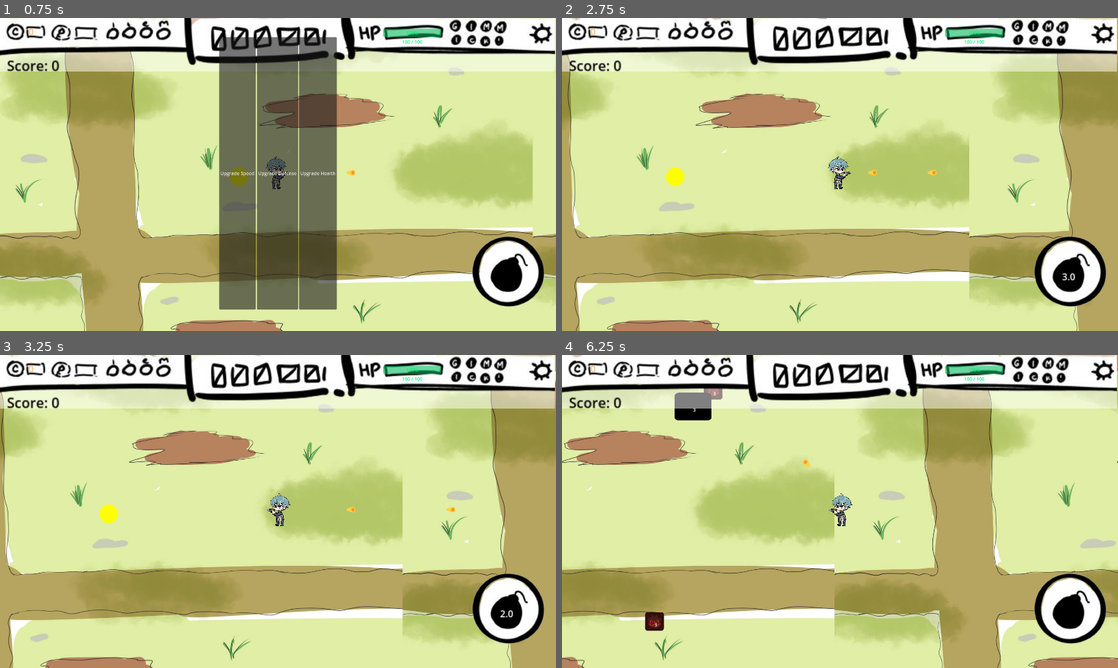
Above: before the commit, frames 1-4 (two rows, left to right).
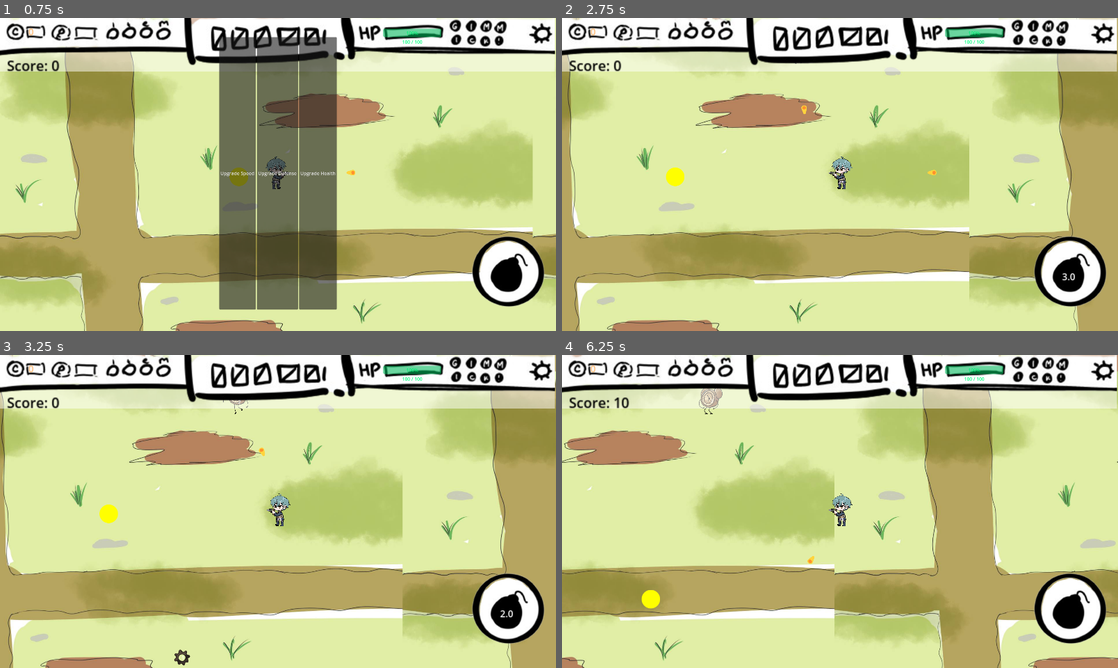
Above: after the commit, the same moments.

Repository: deutandev/survival-shooter
Game: Godot game, scene res://environment/map.tscn
Same seed, same stepped clock (60 frames per second), same inputs: the game is played once before the commit and once after it.
Inputs (mouse positions are in pixels of both pictures, inside the frame that each line leads up to):
- Up to frame 1 (0.75 s): click (511, 271) at 0.5 s
- Up to frame 2 (2.75 s): click "Upgrade Speed" at 1.25 s; tap Enter at 2 s; move the mouse to (962, 158) at 2.02 s; hold D (move_right) from 2.03 s (still down); tap E (interact) at 2.1 s; click (962, 158) at 2.17 s
- Up to frame 3 (3.25 s): release D (move_right) at 2.75 s; drag from (166, 527) to (289, 508) at 2.77 s
- Up to frame 4 (6.25 s): click "2.0" at 3.5 s; click "1.0" at 4.25 s; move the mouse to (895, 442) at 5.02 s; hold D (move_right) 5.03-5.75 s; tap Ctrl at 5.1 s; drag from (812, 574) to (756, 458) at 5.77 s

Frame 1 is identical in both runs. In frame 2, 0.3% of the frame differs, in the area x 41-57%, y 0-55%; in frame 3, 0.2%; in frame 4, 1.2%, in the area x 9-46%, y 10-89%.

Commit message:
Add assets to enemies:

Diff:
--- /dev/null
+++ b/UI/xpbar/xp_bar.tscn
@@ -0,0 +1,17 @@
+[gd_scene load_steps=2 format=3 uid="uid://co08haak0tqau"]
+
+[ext_resource type="Texture2D" uid="uid://cwly7a3e4dtfu" path="res://UI/assets/Tak berjudul1106_20250728153838.png" id="1_he54q"]
+
+[node name="XpBar" type="Control"]
+layout_mode = 3
+anchors_preset = 2
+anchor_top = 1.0
+anchor_bottom = 1.0
+grow_vertical = 0
+size_flags_horizontal = 3
+size_flags_vertical = 3
+metadata/_edit_use_anchors_ = true
+
+[node name="Sprite2D" type="Sprite2D" parent="."]
+position = Vector2(237, -104)
+texture = ExtResource("1_he54q")
--- /dev/null
+++ b/characters/enemies/data/school_mob.tres
@@ -0,0 +1,13 @@
+[gd_resource type="Resource" script_class="EnemyData" load_steps=2 format=3 uid="uid://dffwjrc2p470n"]
+
+[ext_resource type="Script" uid="uid://oq1wvv0c65iu" path="res://characters/enemies/enemy_data.gd" id="1_2e4w2"]
+
+[resource]
+script = ExtResource("1_2e4w2")
+damage = 3
+exp_value = 5
+movement_type = 0
+name = "school"
+max_health = 1
+speed = 200.0
+defense = 0.0
--- a/characters/enemies/enemy.tscn
+++ b/characters/enemies/enemy.tscn
@@ -1,8 +1,8 @@
-[gd_scene load_steps=7 format=3 uid="uid://b35xwxdbvdg2w"]
+[gd_scene load_steps=10 format=3 uid="uid://b35xwxdbvdg2w"]
 
 [ext_resource type="Script" uid="uid://b1ubsdibmcawl" path="res://characters/enemies/enemy.gd" id="1_008bi"]
 [ext_resource type="Resource" uid="uid://cqypuya5kxtcb" path="res://characters/enemies/data/regular_mob.tres" id="2_3vt6o"]
-[ext_resource type="Texture2D" uid="uid://b5kvkpcadh6o7" path="res://characters/enemies/enemy.svg" id="3_bi512"]
+[ext_resource type="Texture2D" uid="uid://vkvdwwfx0idp" path="res://characters/enemies/mobs/mob.png" id="3_008bi"]
 [ext_resource type="Script" uid="uid://dhtstu4gad8uc" path="res://characters/enemies/coin_drop_manager.gd" id="4_wor85"]
 
 [sub_resource type="CircleShape2D" id="CircleShape2D_4by1i"]
@@ -10,6 +10,44 @@
 
 [sub_resource type="CircleShape2D" id="CircleShape2D_mxcvk"]
 radius = 34.7131
+
+[sub_resource type="Animation" id="Animation_008bi"]
+resource_name = "move"
+length = 0.8
+loop_mode = 1
+tracks/0/type = "value"
+tracks/0/imported = false
+tracks/0/enabled = true
+tracks/0/path = NodePath("MobSprite:frame")
+tracks/0/interp = 1
+tracks/0/loop_wrap = true
+tracks/0/keys = {
+"times": PackedFloat32Array(0, 0.2, 0.4, 0.8),
+"transitions": PackedFloat32Array(1, 1, 1, 1),
+"update": 1,
+"values": [0, 1, 2, 1]
+}
+
+[sub_resource type="Animation" id="Animation_3vt6o"]
+length = 0.001
+tracks/0/type = "value"
+tracks/0/imported = false
+tracks/0/enabled = true
+tracks/0/path = NodePath("MobSprite:frame")
+tracks/0/interp = 1
+tracks/0/loop_wrap = true
+tracks/0/keys = {
+"times": PackedFloat32Array(0),
+"transitions": PackedFloat32Array(1),
+"update": 1,
+"values": [0]
+}
+
+[sub_resource type="AnimationLibrary" id="AnimationLibrary_3vt6o"]
+_data = {
+&"RESET": SubResource("Animation_3vt6o"),
+&"move": SubResource("Animation_008bi")
+}
 
 [node name="Mob" type="CharacterBody2D" groups=["enemy"]]
 collision_layer = 4
@@ -19,9 +57,9 @@
 stats = ExtResource("2_3vt6o")
 
 [node name="MobSprite" type="Sprite2D" parent="."]
-modulate = Color(1, 0.219608, 0.137255, 1)
-scale = Vector2(0.5, 0.5)
-texture = ExtResource("3_bi512")
+scale = Vector2(0.3, 0.3)
+texture = ExtResource("3_008bi")
+hframes = 4
 
 [node name="CollisionShape2D" type="CollisionShape2D" parent="."]
 shape = SubResource("CircleShape2D_4by1i")
@@ -43,4 +81,10 @@
 shape = SubResource("CircleShape2D_mxcvk")
 debug_color = Color(0.588755, 0.147568, 4.81308e-08, 0.42)
 
+[node name="AnimationPlayer" type="AnimationPlayer" parent="."]
+libraries = {
+&"": SubResource("AnimationLibrary_3vt6o")
+}
+autoplay = "move"
+
 [connection signal="area_entered" from="EnemyHitBox" to="." method="_on_hit_box_area_entered"]
--- /dev/null
+++ b/characters/enemies/mobs/gear.tscn
@@ -0,0 +1,14 @@
+[gd_scene load_steps=4 format=3 uid="uid://caxdaedh7hyb7"]
+
+[ext_resource type="PackedScene" uid="uid://b35xwxdbvdg2w" path="res://characters/enemies/enemy.tscn" id="1_ifwq0"]
+[ext_resource type="Resource" uid="uid://dffwjrc2p470n" path="res://characters/enemies/data/school_mob.tres" id="2_vm86g"]
+[ext_resource type="Texture2D" uid="uid://5o1pmetq5t4e" path="res://characters/enemies/mobs/school.png" id="3_wasbe"]
+
+[node name="GearMob" instance=ExtResource("1_ifwq0")]
+stats = ExtResource("2_vm86g")
+
+[node name="MobSprite" parent="." index="0"]
+scale = Vector2(0.5, 0.5)
+texture = ExtResource("3_wasbe")
+hframes = 7
+vframes = 2
--- /dev/null
+++ b/characters/enemies/mobs/school_mob.gd
@@ -0,0 +1,71 @@
+## characters/enemies/school_mob/school_mob.gd
+#extends Node2D
+#class_name SchoolMob
+#
+#signal died
+#
+#@export var stats: EnemyData
+#var current_health: int
+#var gears: Array[Node] = []
+#var is_dead := false
+#
+#func _ready():
+	## Find all gear instances
+	#for child in get_children():
+		#if child.has_method("take_damage"):  # If it's a gear mob
+			#gears.append(child)
+			#child.died.connect(_on_gear_died)
+	#
+	#_initialize_stats()
+#
+#func _initialize_stats():
+	#if stats:
+		#current_health = stats.max_health
+		#
+		## Apply stats to all gears
+		#for gear in gears:
+			#if gear.has_method("apply_enemy_data"):
+				#var gear_stats = stats.duplicate()
+				#gear_stats.max_health = 1  # Each gear has 1 HP
+				#gear.apply_enemy_data(gear_stats)
+#
+#func apply_enemy_data(data: EnemyData):
+	#stats = data
+	#_initialize_stats()
+#
+#func take_damage(amount: int):
+	#if is_dead:
+		#return
+	#
+	#current_health -= amount
+	#
+	## Damage a random living gear
+	#var living_gears = gears.filter(func(gear): return not gear.is_dead)
+	#if living_gears.size() > 0:
+		#var random_gear = living_gears[randi() % living_gears.size()]
+		#random_gear.take_damage(amount)
+#
+#func _on_gear_died():
+	## Check if all gears are dead
+	#var living_gears = gears.filter(func(gear): return not gear.is_dead)
+	#if living_gears.size() == 0:
+		#die()
+#
+#func die():
+	#if is_dead:
+		#return
+	#
+	#is_dead = true
+	#died.emit()
+#
+#func reset_mob():
+	#is_dead = false
+	#current_health = stats.max_health if stats else 3
+	#
+	## Reset all gears
+	#for gear in gears:
+		#if gear.has_method("reset_mob"):
+			#gear.reset_mob()
+	#
+	## Reset position
+	#global_position = Vector2.ZERO
--- /dev/null
+++ b/characters/enemies/mobs/school_mob.tscn
@@ -0,0 +1,20 @@
+[gd_scene load_steps=2 format=3 uid="uid://xjqyf5h7fmve"]
+
+[ext_resource type="PackedScene" uid="uid://caxdaedh7hyb7" path="res://characters/enemies/mobs/gear.tscn" id="1_f0bu3"]
+
+[node name="SchoolMob" type="Node2D"]
+
+[node name="GearMob" parent="." instance=ExtResource("1_f0bu3")]
+metadata/_edit_group_ = true
+
+[node name="GearMob2" parent="." instance=ExtResource("1_f0bu3")]
+position = Vector2(76, 93)
+metadata/_edit_group_ = true
+
+[node name="GearMob3" parent="." instance=ExtResource("1_f0bu3")]
+position = Vector2(10, 75)
+metadata/_edit_group_ = true
+
+[node name="GearMob4" parent="." instance=ExtResource("1_f0bu3")]
+position = Vector2(71, 22)
+metadata/_edit_group_ = true
--- a/characters/enemies/mobs/vanguard.tscn
+++ b/characters/enemies/mobs/vanguard.tscn
@@ -1,19 +1,25 @@
-[gd_scene load_steps=4 format=3 uid="uid://5knwhkryyy4s"]
+[gd_scene load_steps=6 format=3 uid="uid://5knwhkryyy4s"]
 
 [ext_resource type="PackedScene" uid="uid://b35xwxdbvdg2w" path="res://characters/enemies/enemy.tscn" id="1_xe640"]
 [ext_resource type="Resource" uid="uid://cs37shopysuvg" path="res://characters/enemies/data/vanguard_mob.tres" id="2_xe640"]
+[ext_resource type="Texture2D" uid="uid://dc68nbmbf2pcn" path="res://characters/enemies/mobs/vanguard.png" id="3_ti166"]
+
+[sub_resource type="CapsuleShape2D" id="CapsuleShape2D_ti166"]
+radius = 41.0
+height = 170.0
 
 [sub_resource type="CapsuleShape2D" id="CapsuleShape2D_xe640"]
-radius = 20.0
-height = 88.0
+radius = 38.0
+height = 168.0
 
 [node name="VanguardMob" instance=ExtResource("1_xe640")]
 stats = ExtResource("2_xe640")
 
 [node name="MobSprite" parent="." index="0"]
-modulate = Color(0.723489, 0.812565, 7.70092e-07, 1)
-scale = Vector2(0.6, 0.3)
+texture = ExtResource("3_ti166")
+
+[node name="CollisionShape2D" parent="." index="1"]
+shape = SubResource("CapsuleShape2D_ti166")
 
 [node name="HitCollision" parent="EnemyHitBox" index="0"]
-rotation = 1.5708
 shape = SubResource("CapsuleShape2D_xe640")
--- a/characters/player/player.gd
+++ b/characters/player/player.gd
@@ -64,7 +64,7 @@
 	var input_direction = Input.get_vector("move_left", "move_right", "move_up", "move_down")
 	velocity = input_direction * current_speed
 
-func _physics_process(delta: float) -> void:
+func _physics_process(_delta: float) -> void:
 	get_input()
 	move_and_slide()
 	if Input.is_action_just_pressed("interact"):
@@ -104,7 +104,7 @@
 	match stat_name:
 		"max_health":
 			health_manager.max_health = value
-			health_manager.current_health = min(health_manager.current_health, value)
+			health_manager.current_health = value
 			health_manager.health_changed.emit(health_manager.current_health, health_manager.max_health)
 			print("✅ Health upgraded to:", value)
 		"speed":
--- a/environment/map.gd
+++ b/environment/map.gd
@@ -4,14 +4,16 @@
 @onready var regular_pool: Node = $RegularPool
 @onready var tank_pool: Node = $TankPool
 @onready var vanguard_pool: Node = $VanguardPool
+@onready var school_pool: Node = $SchoolPool
 
 #@onready var upgrade_manager: Node = $UpgradeManager
 
 # Mob spawn weights (higher = more common)
 @export var mob_weights: Dictionary = {
-	"regular": 70,    # 70% chance
-	"tank": 20,       # 20% chance
-	"vanguard": 10    # 10% chance
+	"regular": 60,    # 70% chance
+	"tank": 0,       # 20% chance
+	"vanguard": 20,    # 10% chance
+	"school": 10
 }
 
 
@@ -52,6 +54,8 @@
 			return tank_pool.get_object()
 		"vanguard":
 			return vanguard_pool.get_object()
+		"school":
+			return school_pool.get_object()
 		_:
 			return regular_pool.get_object()  # fallback
 
--- a/environment/map.tscn
+++ b/environment/map.tscn
@@ -16,6 +16,8 @@
 [ext_resource type="PackedScene" uid="uid://5knwhkryyy4s" path="res://characters/enemies/mobs/vanguard.tscn" id="9_lcdfg"]
 [ext_resource type="Script" uid="uid://b81v8y1eja7r6" path="res://environment/ui_manager.gd" id="13_v5ifb"]
 [ext_resource type="PackedScene" uid="uid://dk5dpwdsv2s7u" path="res://UI/UpgradeMenu.tscn" id="15_e8rkj"]
+[ext_resource type="Script" uid="uid://d1gjdu3eppd1t" path="res://pooling/object_pool.gd" id="16_jyqfc"]
+[ext_resource type="PackedScene" uid="uid://caxdaedh7hyb7" path="res://characters/enemies/mobs/gear.tscn" id="17_7ag61"]
 
 [sub_resource type="Curve2D" id="Curve2D_3sytr"]
 _data = {
@@ -166,6 +168,11 @@
 [node name="VanguardPool" parent="." instance=ExtResource("7_ji8xv")]
 object_scene = ExtResource("9_lcdfg")
 
+[node name="SchoolPool" type="Node2D" parent="." groups=["enemy"]]
+script = ExtResource("16_jyqfc")
+object_scene = ExtResource("17_7ag61")
+object_count = 60
+
 [node name="UIManager" type="Node2D" parent="." node_paths=PackedStringArray("player")]
 script = ExtResource("13_v5ifb")
 player = NodePath("../Player")
--- /dev/null
+++ b/pooling/school_pool.gd
@@ -0,0 +1,20 @@
+extends ObjectPool
+class_name SchoolPool
+
+@export var gears_per_school: int = 4
+@export var formation_radius: float = 40.0
+
+func spawn_school_formation(spawn_position: Vector2) -> Array[Node]:
+	var school_gears: Array[Node] = []
+
+	# Get 4 gears from pool
+	for i in range(gears_per_school):
+		var gear = get_object()
+		if gear:
+			# Position in formation
+			var angle = (i * PI * 2) / gears_per_school
+			var offset = Vector2(cos(angle), sin(angle)) * formation_radius
+			gear.global_position = spawn_position + offset
+			school_gears.append(gear)
+
+	return school_gears
Binary file added: UI/assets/Tak berjudul1106_20250728153838.png
Not shown, added: UI/assets/Tak berjudul1106_20250728153838.png.import
Binary file added: characters/enemies/mobs/mob.png
Not shown, added: characters/enemies/mobs/mob.png.import
Binary file added: characters/enemies/mobs/school.png
Not shown, added: characters/enemies/mobs/school.png.import
Not shown, added: characters/enemies/mobs/school_mob.gd.uid
Binary file added: characters/enemies/mobs/vanguard.png
Not shown, added: characters/enemies/mobs/vanguard.png.import
Not shown: 1 places in environment/map.tscn that only renumber resources
Not shown, added: pooling/school_pool.gd.uid
